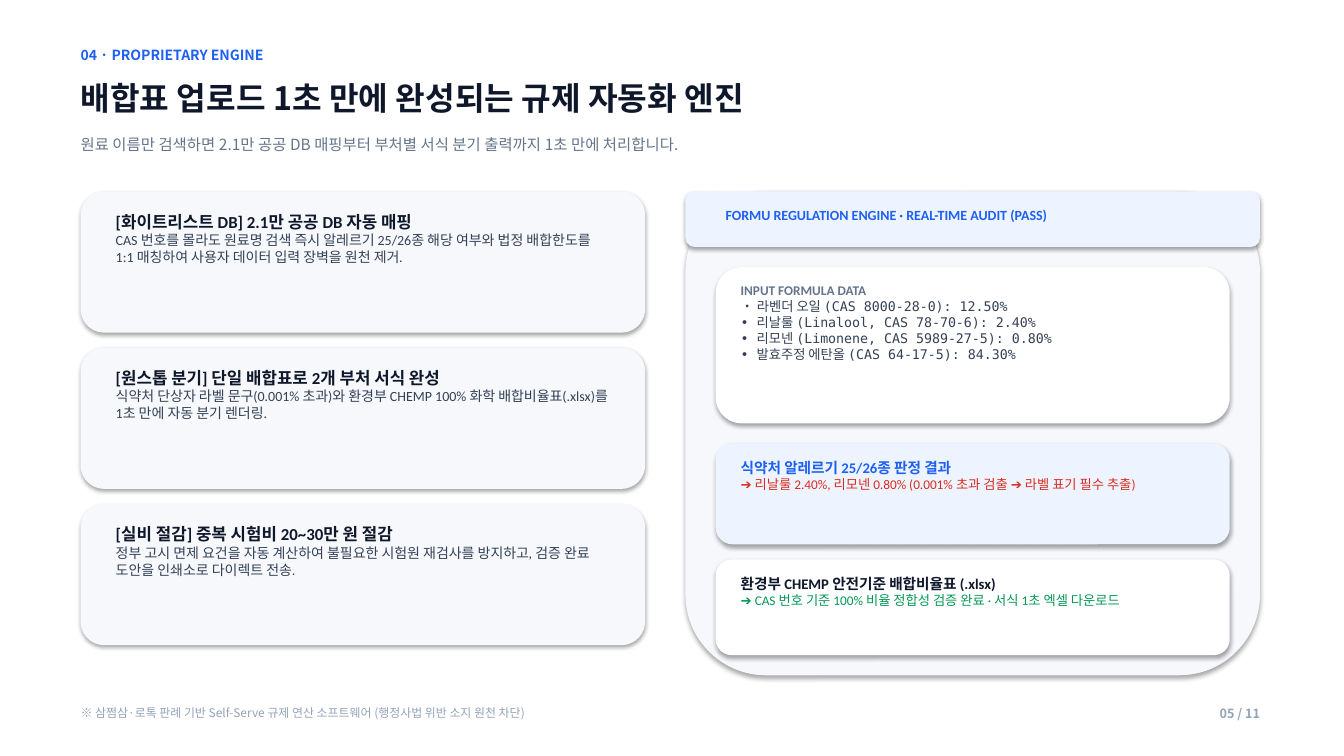
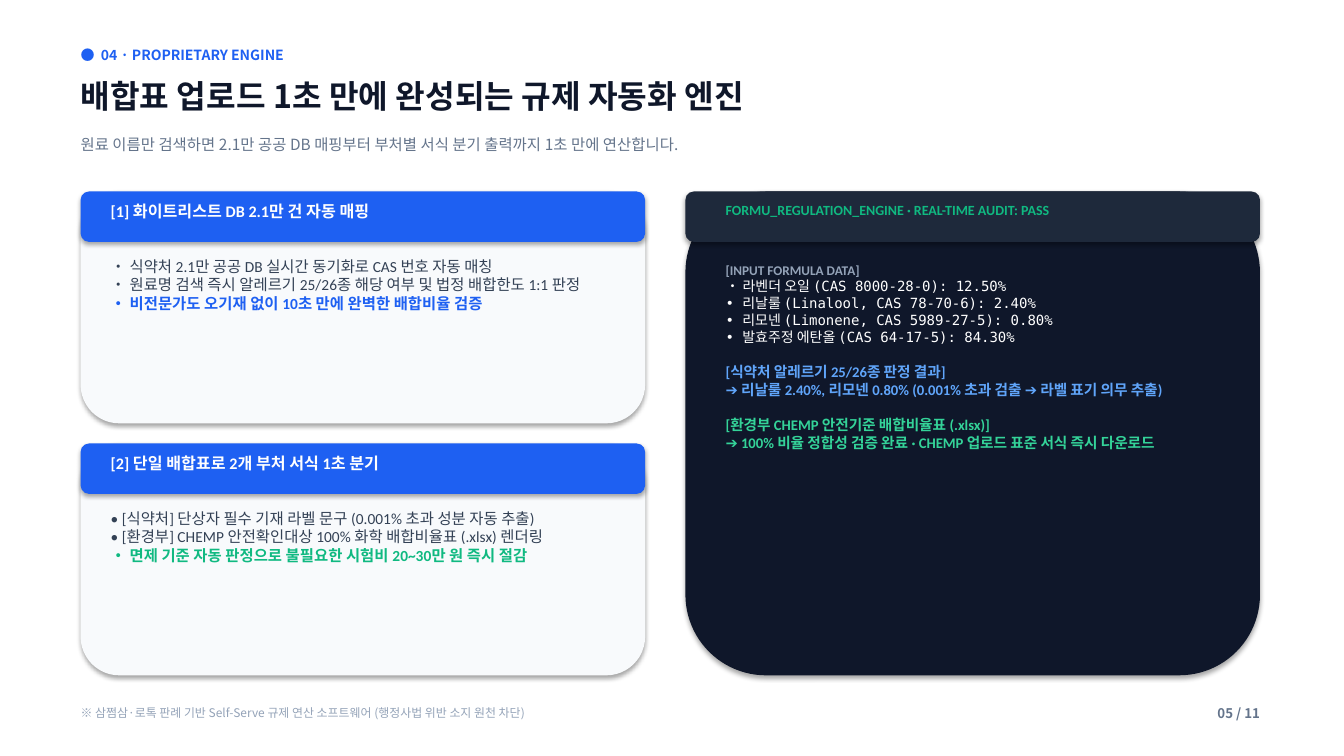
Before and after one commit to lita-lilith16/formu-landing, a slide deck: slide 5 of public/formu_pitch_deck.pptx. Drawn at 1344x756 pixels with LibreOffice and Linux fonts; fonts in the diff are those of the drawing. Boxes give left, top, right and bottom in pixels: in the first picture for what was removed or moved away, otherwise in the second. Text is boxed around its words. In the diff, an @@ line names an element or a change of style, - is before the commit and + after.

Commit message:
style(pitch-deck): apply Antigravity design expert & pitch deck builder principles with Miri reference layouts

```diff
--- a/public/formu_pitch_deck.pptx
+++ b/public/formu_pitch_deck.pptx
@@ text at [101,49,284,60]: text changed @@
-04 · PROPRIETARY ENGINE
+● 04 · PROPRIETARY ENGINE
@@ text at [81,137,678,151]: text changed @@
-원료 이름만 검색하면 2.1만 공공 DB 매핑부터 부처별 서식 분기 출력까지 1초 만에 처리합니다.
+원료 이름만 검색하면 2.1만 공공 DB 매핑부터 부처별 서식 분기 출력까지 1초 만에 연산합니다.
@@ rounded rectangle at [81,192,645,423]: fill #F6F8FC to #F8FAFC @@
@@ rounded rectangle: place and size @@
-rounded rectangle at [81,192,645,333]
+rounded rectangle at [81,192,645,423]
@@ rounded rectangle added at [81,192,645,242], fill #1E60F2 @@
@@ text at [111,203,370,220]: text changed; size 10 to 11.5 pt; text colour #334155 to #FFFFFF; bold on @@
-[화이트리스트 DB] 2.1만 공공 DB 자동 매핑
-CAS 번호를 몰라도 원료명 검색 즉시 알레르기 25/26종 해당 여부와 법정 배합한도를 1:1 매칭하여 사용자 데이터 입력 장벽을 원천 제거.
+[1] 화이트리스트 DB 2.1만 건 자동 매핑
@@ rounded rectangle: place and size @@
-rounded rectangle at [716,267,1230,423]
+rounded rectangle at [686,192,1260,242]
@@ rounded rectangle at [686,192,1260,242]: fill #FFFFFF to #1E293B @@
@@ rounded rectangle at [686,192,1260,676]: fill #F6F8FC to #0F172A @@
@@ rounded rectangle removed at [686,192,1260,247] @@
@@ text at [726,206,1049,217]: text changed; text colour #1E60F2 to #10B981 @@
-FORMU REGULATION ENGINE · REAL-TIME AUDIT (PASS)
+FORMU_REGULATION_ENGINE · REAL-TIME AUDIT: PASS
@@ text at [130,259,580,311]: text changed; size 10 to 11 pt @@
-[원스톱 분기] 단일 배합표로 2개 부처 서식 완성
-식약처 단상자 라벨 문구(0.001% 초과)와 환경부 CHEMP 100% 화학 배합비율표(.xlsx)를 1초 만에 자동 분기 렌더링.
+• 식약처 2.1만 공공 DB 실시간 동기화로 CAS 번호 자동 매칭
+• 원료명 검색 즉시 알레르기 25/26종 해당 여부 및 법정 배합한도 1:1 판정
+• 비전문가도 오기재 없이 10초 만에 완벽한 배합비율 검증
@@ text "[INPUT FORMULA DATA]": place and size @@
-text "[INPUT FORMULA DATA]" at [741,286,1052,361]
+text "[INPUT FORMULA DATA]" at [726,265,1158,450]
@@ text at [726,265,860,277]: text changed; text colour #64748B to #94A3B8 @@
-INPUT FORMULA DATA
+[INPUT FORMULA DATA]
@@ text at [742,279,1053,344]: size 9.5 to 10 pt, text colour #334155 to #FFFFFF in "• 라벤더 오일 (CAS 8000-28-0): 12.50% • ..." @@
@@ text at [726,364,1158,450]: paragraphs added @@
+[식약처 알레르기 25/26종 판정 결과]
+➔ 리날룰 2.40%, 리모넨 0.80% (0.001% 초과 검출 ➔ 라벨 표기 의무 추출)
+[환경부 CHEMP 안전기준 배합비율표 (.xlsx)]
+➔ 100% 비율 정합성 검증 완료 · CHEMP 업로드 표준 서식 즉시 다운로드
@@ rounded rectangle: place and size @@
-rounded rectangle at [81,504,645,645]
+rounded rectangle at [81,444,645,676]
@@ rounded rectangle at [81,444,645,676]: fill #F6F8FC to #F8FAFC @@
@@ rounded rectangle: place and size @@
-rounded rectangle at [81,348,645,489]
+rounded rectangle at [81,444,645,494]
@@ rounded rectangle at [81,444,645,494]: fill #F6F8FC to #1E60F2 @@
@@ rounded rectangle removed at [716,444,1230,544] @@
@@ text added at [111,455,379,472], 11.5 pt, text #FFFFFF, bold @@
+[2] 단일 배합표로 2개 부처 서식 1초 분기
@@ text removed at [741,460,1131,491] @@
-식약처 알레르기 25/26종 판정 결과
-➔ 리날룰 2.40%, 리모넨 0.80% (0.001% 초과 검출 ➔ 라벨 표기 필수 추출)
@@ text removed at [116,525,590,576] @@
-[실비 절감] 중복 시험비 20~30만 원 절감
-정부 고시 면제 요건을 자동 계산하여 불필요한 시험원 재검사를 방지하고, 검증 완료 도안을 인쇄소로 다이렉트 전송.
@@ text added at [122,511,543,563], 11 pt, text #334155 @@
+• [식약처] 단상자 필수 기재 라벨 문구 (0.001% 초과 성분 자동 추출)
+• [환경부] CHEMP 안전확인대상 100% 화학 배합비율표 (.xlsx) 렌더링
+• 면제 기준 자동 판정으로 불필요한 시험비 20~30만 원 즉시 절감
@@ rounded rectangle removed at [716,560,1230,655] @@
@@ text removed at [741,576,1120,606] @@
-환경부 CHEMP 안전기준 배합비율표 (.xlsx)
-➔ CAS 번호 기준 100% 비율 정합성 검증 완료 · 서식 1초 엑셀 다운로드
@@ text "05 / 11" at [1217,708,1260,718]: size 9 to 9.5 pt, text colour #94A3B8 to #64748B @@
```
Also in this commit, not shown: 10 other slides changed, 1 other file.
